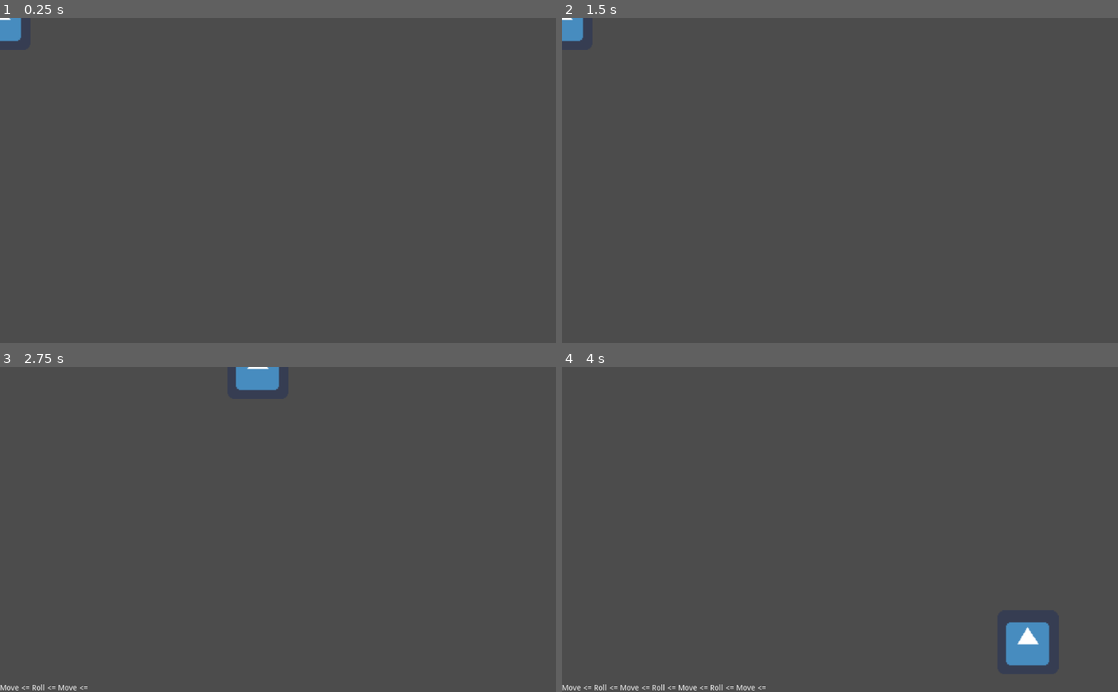
Above: before the commit, frames 1-4 (two rows, left to right).
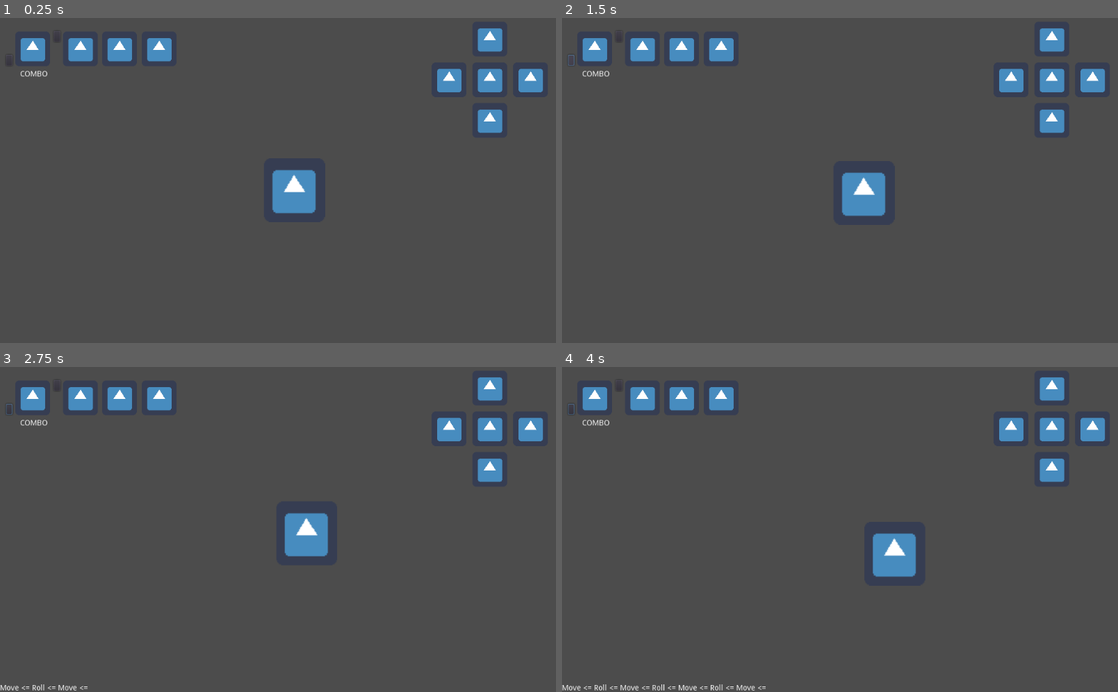
Above: after the commit, the same moments.

Repository: andrebariani/gmtk2022
Game: Godot game, scene res://src/Main.tscn
Same seed, same stepped clock (60 frames per second), same inputs: the game is played once before the commit and once after it. The engine's default icon, where the game draws it, is replaced by a stand-in: a white triangle on a blue panel in a dark square.
Inputs (mouse positions are in pixels of both pictures, inside the frame that each line leads up to):
- Up to frame 1 (0.25 s): no input
- Up to frame 2 (1.5 s): click (617, 37) at 0.52 s; click (573, 60) at 1.27 s
- Up to frame 3 (2.75 s): tap Enter at 2 s; move the mouse to (400, 513) at 2.02 s; hold Right (ui_right) from 2.03 s (still down); tap Space (roll) at 2.1 s
- Up to frame 4 (4 s): move the mouse to (728, 545) at 2.77 s; release Right (ui_right) at 2.78 s; hold Down (ui_down) 2.78-3.53 s; tap Space (roll) at 2.85, 3.6 s; move the mouse to (895, 458) at 3.52 s; hold Right (ui_right) from 3.53 s (still down)

The runs differ from the first frame. In frame 1, 4.3% of the frame differs, in the area x 0-98%, y 0-61%; in frame 2, 4.3%; in frame 3, 4.6%; in frame 4, 5.1%, in the area x 1-98%, y 3-92%.

Commit message:
included ui and camera in the main scene

Diff:
--- a/src/Main.tscn
+++ b/src/Main.tscn
@@ -1,7 +1,19 @@
-[gd_scene load_steps=2 format=2]
+[gd_scene load_steps=5 format=2]
 
 [ext_resource path="res://src/entities/player/Player.tscn" type="PackedScene" id=1]
+[ext_resource path="res://src/entities/camera/Camera.tscn" type="PackedScene" id=2]
+[ext_resource path="res://src/shaders/ScreenShader.tscn" type="PackedScene" id=3]
+[ext_resource path="res://src/ui/UI.tscn" type="PackedScene" id=4]
 
 [node name="Main" type="Node2D"]
 
 [node name="Player" parent="." instance=ExtResource( 1 )]
+
+[node name="Camera" parent="Player" instance=ExtResource( 2 )]
+current = true
+
+[node name="CanvasLayer" type="CanvasLayer" parent="."]
+
+[node name="UI" parent="CanvasLayer" instance=ExtResource( 4 )]
+
+[node name="ScreenShaders" parent="CanvasLayer" instance=ExtResource( 3 )]
--- a/src/entities/camera/Camera.gd
+++ b/src/entities/camera/Camera.gd
@@ -16,7 +16,7 @@
 	var viewport = get_viewport()
 	var viewport_center = viewport.size / 2.0
 	var mouse_to_center = viewport.get_mouse_position() - viewport_center
-	var percent = mouse_to_center.length() / (viewport.size * 2.0)
+	var percent = (mouse_to_center / (viewport.size * 2.0)).length()
 	if percent > MAX_CAMERA_PERCENT:
 		percent = MAX_CAMERA_PERCENT
 
--- a/src/shaders/ScreenShader.tscn
+++ b/src/shaders/ScreenShader.tscn
@@ -8,14 +8,14 @@
 [sub_resource type="ShaderMaterial" id=1]
 shader = ExtResource( 1 )
 shader_param/saturation = 0.1
-shader_param/color = 0
+shader_param/color = 2
 
 [sub_resource type="ShaderMaterial" id=3]
 shader = ExtResource( 3 )
 shader_param/center = Vector2( 0.5, 0.5 )
 shader_param/force = 0.3
 shader_param/size = 0.2
-shader_param/thickness = 0.1
+shader_param/thickness = 0.0
 
 [sub_resource type="Animation" id=4]
 resource_name = "Impact"
@@ -82,6 +82,7 @@
 }
 
 [node name="TextureRect" type="TextureRect" parent="."]
+visible = false
 margin_left = 18.0
 margin_top = 2.0
 margin_right = 818.0
@@ -109,6 +110,7 @@
 rect = Rect2( 0, 0, 1000, 1000 )
 
 [node name="ImpactShader" type="ColorRect" parent="."]
+visible = false
 material = SubResource( 3 )
 anchor_right = 1.0
 anchor_bottom = 1.0
